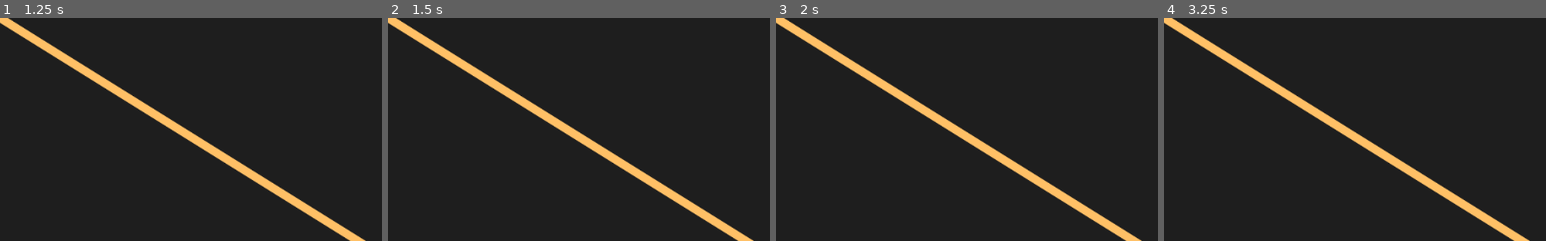
Above: before the commit, frames 1-4 (left to right).
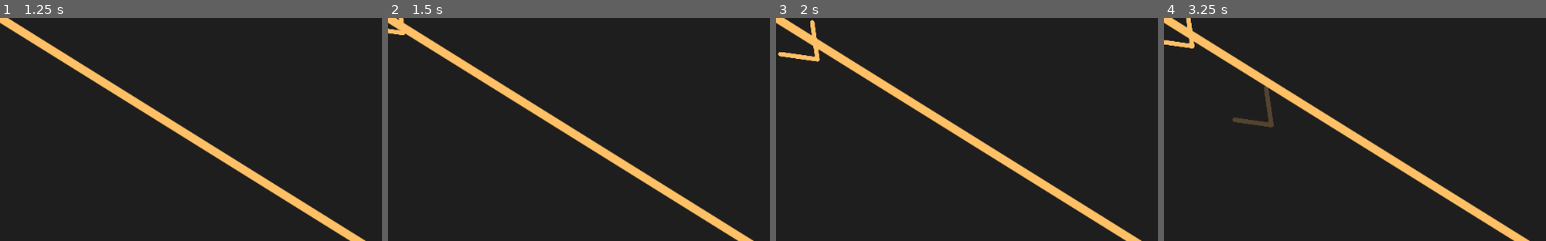
Above: after the commit, the same moments.

Repository: creikey/synapse-test
Game: Godot game, scene res://TangentConnectionLine.tscn
Two runs of this game, one before a commit and one after it. Both use one fixed random seed, a clock stepped at 60 frames per second and the inputs below. This scene is started directly instead of the project's main scene.
Inputs (mouse positions are % of the whole screen's width and height, from its top left):
- Up to frame 1 (1.25 s): tap Enter at 0.5 s; move the mouse to (72, 45) at 0.52 s
- Up to frame 2 (1.5 s): tap Space (editor_pan) at 1.25 s; move the mouse to (30, 55) at 1.27 s
- Up to frame 3 (2 s): no input
- Up to frame 4 (3.25 s): move the mouse to (60, 28) at 2.02 s; tap Enter at 2.75 s; move the mouse to (45, 70) at 2.77 s
The pictures show only the part of the screen within x 0-50%, y 0-50%; the shares and areas given below are measured in that part.

Frame 1 is identical in both runs. In frame 2, 0.1% of the frame differs, in the area x 0-5%, y 0-8%; in frame 3, 0.4%; in frame 4, 0.7%, in the area x 0-29%, y 0-50%.

Commit message:
Add arrows going in direction of connections

Diff:
--- /dev/null
+++ b/src/Arrow.svg
@@ -0,0 +1,100 @@
+<?xml version="1.0" encoding="UTF-8" standalone="no"?>
+<svg
+   xmlns:dc="http://purl.org/dc/elements/1.1/"
+   xmlns:cc="http://creativecommons.org/ns#"
+   xmlns:rdf="http://www.w3.org/1999/02/22-rdf-syntax-ns#"
+   xmlns:svg="http://www.w3.org/2000/svg"
+   xmlns="http://www.w3.org/2000/svg"
+   xmlns:sodipodi="http://sodipodi.sourceforge.net/DTD/sodipodi-0.dtd"
+   xmlns:inkscape="http://www.inkscape.org/namespaces/inkscape"
+   width="500"
+   height="500"
+   viewBox="0 0 132.29166 132.29167"
+   version="1.1"
+   id="svg8"
+   inkscape:version="1.0.1 (3bc2e813f5, 2020-09-07)"
+   sodipodi:docname="Arrow.svg">
+  <defs
+     id="defs2">
+    <marker
+       style="overflow:visible"
+       id="DotL"
+       refX="0.0"
+       refY="0.0"
+       orient="auto"
+       inkscape:stockid="DotL"
+       inkscape:isstock="true">
+      <path
+         transform="scale(0.8) translate(7.4, 1)"
+         style="fill-rule:evenodd;stroke:#000000;stroke-width:1pt;stroke-opacity:1;fill:#000000;fill-opacity:1"
+         d="M -2.5,-1.0 C -2.5,1.7600000 -4.7400000,4.0 -7.5,4.0 C -10.260000,4.0 -12.5,1.7600000 -12.5,-1.0 C -12.5,-3.7600000 -10.260000,-6.0 -7.5,-6.0 C -4.7400000,-6.0 -2.5,-3.7600000 -2.5,-1.0 z "
+         id="path894" />
+    </marker>
+  </defs>
+  <sodipodi:namedview
+     id="base"
+     pagecolor="#ffffff"
+     bordercolor="#666666"
+     borderopacity="1.0"
+     inkscape:pageopacity="0.0"
+     inkscape:pageshadow="2"
+     inkscape:zoom="0.9899495"
+     inkscape:cx="137.22619"
+     inkscape:cy="208.26832"
+     inkscape:document-units="px"
+     inkscape:current-layer="layer1"
+     showgrid="true"
+     inkscape:window-width="1920"
+     inkscape:window-height="1024"
+     inkscape:window-x="1920"
+     inkscape:window-y="28"
+     inkscape:window-maximized="1"
+     units="px"
+     inkscape:pagecheckerboard="true"
+     showguides="true"
+     inkscape:guide-bbox="true"
+     gridtolerance="10"
+     inkscape:snap-page="true"
+     inkscape:snap-text-baseline="true"
+     inkscape:snap-center="true"
+     inkscape:snap-object-midpoints="true"
+     inkscape:snap-midpoints="true"
+     inkscape:snap-smooth-nodes="true"
+     inkscape:snap-intersection-paths="true"
+     inkscape:object-paths="true"
+     inkscape:snap-bbox="true"
+     inkscape:bbox-paths="true"
+     inkscape:bbox-nodes="true"
+     inkscape:snap-bbox-edge-midpoints="true"
+     inkscape:snap-bbox-midpoints="true"
+     inkscape:document-rotation="0">
+    <inkscape:grid
+       type="xygrid"
+       id="grid815"
+       spacingx="13.229166"
+       spacingy="13.229166" />
+  </sodipodi:namedview>
+  <metadata
+     id="metadata5">
+    <rdf:RDF>
+      <cc:Work
+         rdf:about="">
+        <dc:format>image/svg+xml</dc:format>
+        <dc:type
+           rdf:resource="http://purl.org/dc/dcmitype/StillImage" />
+        <dc:title></dc:title>
+      </cc:Work>
+    </rdf:RDF>
+  </metadata>
+  <g
+     inkscape:label="Layer 1"
+     inkscape:groupmode="layer"
+     id="layer1"
+     transform="translate(0,-164.70831)">
+    <path
+       style="fill:none;stroke:#ffffff;stroke-width:7.9375;stroke-linecap:round;stroke-linejoin:round;stroke-miterlimit:4;stroke-dasharray:none;stroke-opacity:1"
+       d="m 48.948078,191.16664 52.916662,39.6875 -52.916662,39.6875"
+       id="path831"
+       sodipodi:nodetypes="ccc" />
+  </g>
+</svg>
--- a/src/ConnectionLine.gd
+++ b/src/ConnectionLine.gd
@@ -4,5 +4,25 @@
 
 var target := Vector2(100, 100) setget set_target # in global coordinates
 
+var _target_by_reference: Array = [ target ] # so direction arrows can access target by reference
+
 func set_target(new_target):
 	points[1] = to_local(new_target)
+	target = new_target
+	_target_by_reference[0] = target
+#	for c in get_children():
+#		c.queue_free()
+#	var cur_distance_along: float = 0.0
+#	while cur_distance_along < global_position.distance_to(target):
+#		var cur_direction_arrow: DirectionArrow = preload("res://DirectionArrow.tscn").instance()
+#		add_child(cur_direction_arrow)
+#		cur_direction_arrow.follow_line(global_position, target, cur_distance_along)
+#		cur_direction_arrow.connect("end_of_life")
+#		cur_distance_along += 200.0
+
+
+func _on_ArrowSpawnTimer_timeout():
+	var new_arrow: DirectionArrow = preload("res://DirectionArrow.tscn").instance()
+	add_child(new_arrow)
+	new_arrow.modulate = default_color
+	new_arrow.follow_line(global_position, _target_by_reference, 0.0)
--- a/src/ConnectionLine.tscn
+++ b/src/ConnectionLine.tscn
@@ -7,3 +7,8 @@
 points = PoolVector2Array( 0, 0, 800, 500 )
 antialiased = true
 script = ExtResource( 1 )
+
+[node name="ArrowSpawnTimer" type="Timer" parent="."]
+wait_time = 1.5
+autostart = true
+[connection signal="timeout" from="ArrowSpawnTimer" to="." method="_on_ArrowSpawnTimer_timeout"]
--- /dev/null
+++ b/src/DirectionArrow.gd
@@ -0,0 +1,46 @@
+extends Sprite
+
+class_name DirectionArrow
+
+const SPEED = 100.0 # pixels per second
+
+signal end_of_life # reached target point, dying
+
+var _target_modulate: float = 0.0
+var _end_point: Array = [ Vector2() ]
+var _distance_along: float = 0.0
+
+var _dying: bool = false
+
+# end is an array so can be passed by reference
+func follow_line(start: Vector2, end: Array, starting_distance_along: float):
+	_end_point = end
+	rotation = (_end_point[0] - start).angle()
+	_distance_along = starting_distance_along
+	_target_modulate = 1.0
+	set_process(true)
+
+func _ready():
+	modulate.a = 0.0
+	set_process(false)
+
+func _process(delta):
+	modulate.a = lerp(modulate.a, _target_modulate, delta*4.0)
+	_distance_along += SPEED*delta
+	# DIRTY HACK! DON'T GET PARENT EVERY FRAME >:(
+	var start_pos: Vector2 = get_parent().global_position
+	var direction_vector: Vector2 = (_end_point[0] - start_pos).normalized()
+	global_position = start_pos + _distance_along * direction_vector
+	rotation = direction_vector.angle()
+	if modulate.a < 0.01 and _dying:
+		queue_free()
+	if direction_vector.dot((_end_point[0] - global_position).normalized()) < -0.5:
+		_die()
+
+
+func _die():
+	if _dying:
+		return
+	_target_modulate = 0.0
+	_dying = true
+	emit_signal("end_of_life")
--- /dev/null
+++ b/src/DirectionArrow.tscn
@@ -0,0 +1,9 @@
+[gd_scene load_steps=3 format=2]
+
+[ext_resource path="res://Arrow.svg" type="Texture" id=1]
+[ext_resource path="res://DirectionArrow.gd" type="Script" id=2]
+
+[node name="DirectionArrow" type="Sprite"]
+scale = Vector2( 0.2, 0.2 )
+texture = ExtResource( 1 )
+script = ExtResource( 2 )
--- a/src/project.godot
+++ b/src/project.godot
@@ -14,6 +14,11 @@
 "language": "GDScript",
 "path": "res://ConnectionLine.gd"
 }, {
+"base": "Sprite",
+"class": "DirectionArrow",
+"language": "GDScript",
+"path": "res://DirectionArrow.gd"
+}, {
 "base": "Control",
 "class": "Instruction",
 "language": "GDScript",
@@ -26,6 +31,7 @@
 } ]
 _global_script_class_icons={
 "ConnectionLine": "",
+"DirectionArrow": "",
 "Instruction": "",
 "Synapse": ""
 }
Not shown, added: src/Arrow.svg.import
